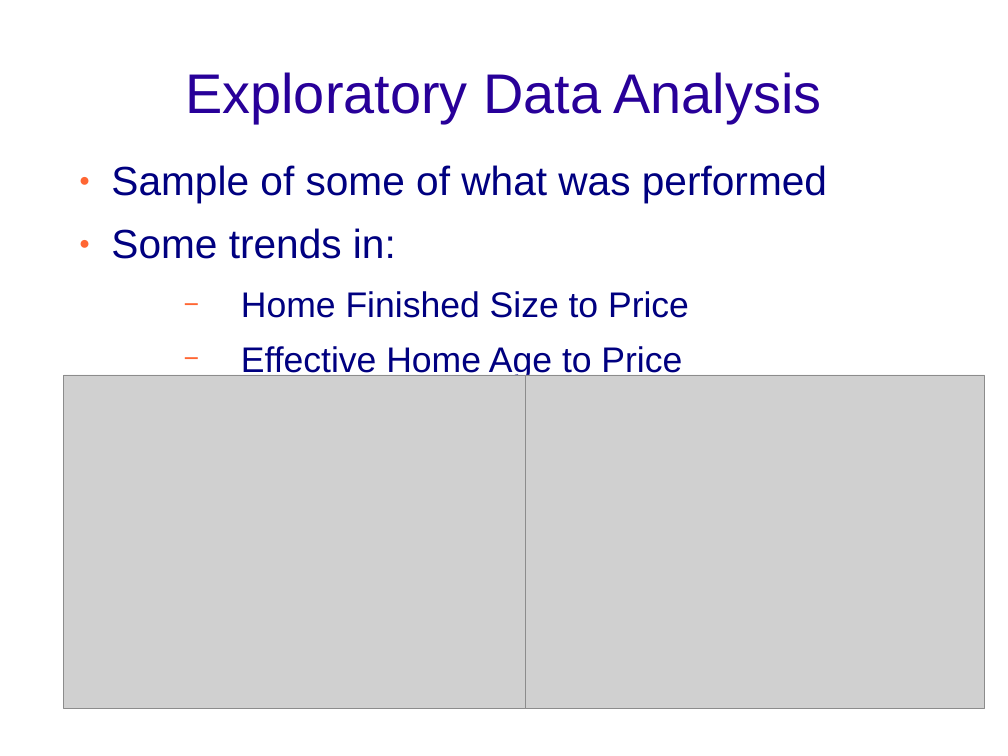
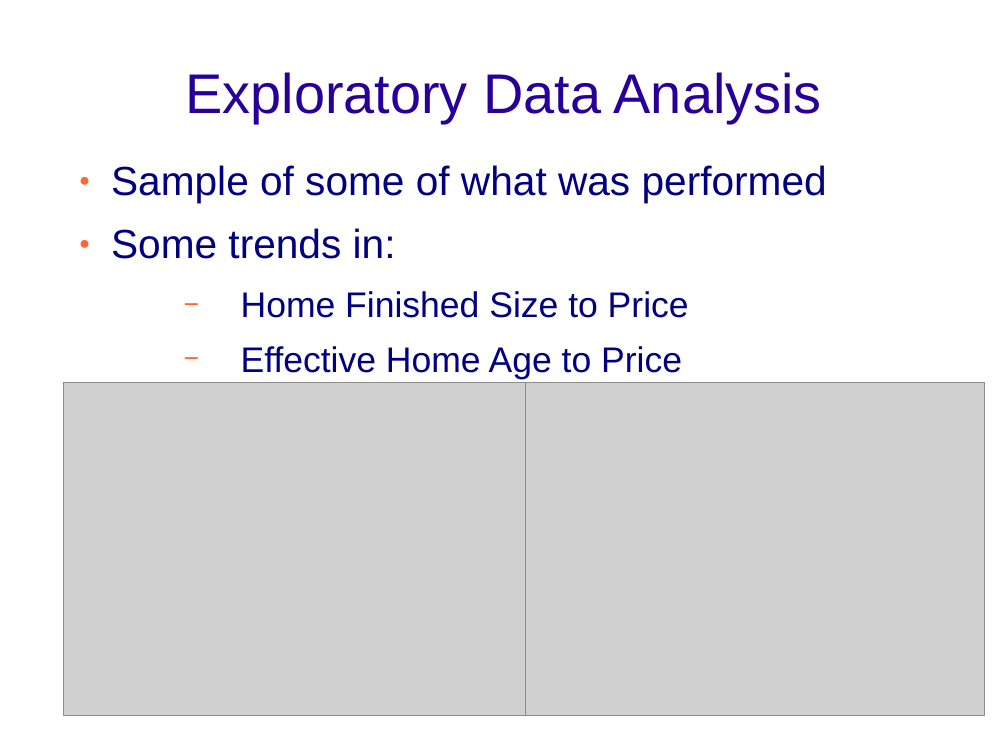
Before and after one commit to Vettejeep/Boulder_County_Home_Prices, a slide deck: slide 6 of MaherKevin.ppt. Drawn at 1008x756 pixels with LibreOffice and Linux fonts; fonts in the diff are those of the drawing; grey boxes stand for pictures; background and template pictures are left out. Boxes give left, top, right and bottom in pixels: in the first picture for what was removed or moved away, otherwise in the second. Text is boxed around its words. In the diff, an @@ line names an element or a change of style, - is before the commit and + after.

```diff
--- a/MaherKevin.ppt
+++ b/MaherKevin.ppt
@@ text at [241,291,689,379]: indent changed @@
@@ picture: place and size @@
-picture at [64,375,526,709]
+picture at [64,382,526,716]
@@ picture: place and size @@
-picture at [526,375,985,709]
+picture at [526,382,985,716]
```
Also in this commit, not shown: 7 other slides changed, 1 slide added, 1 other file.
